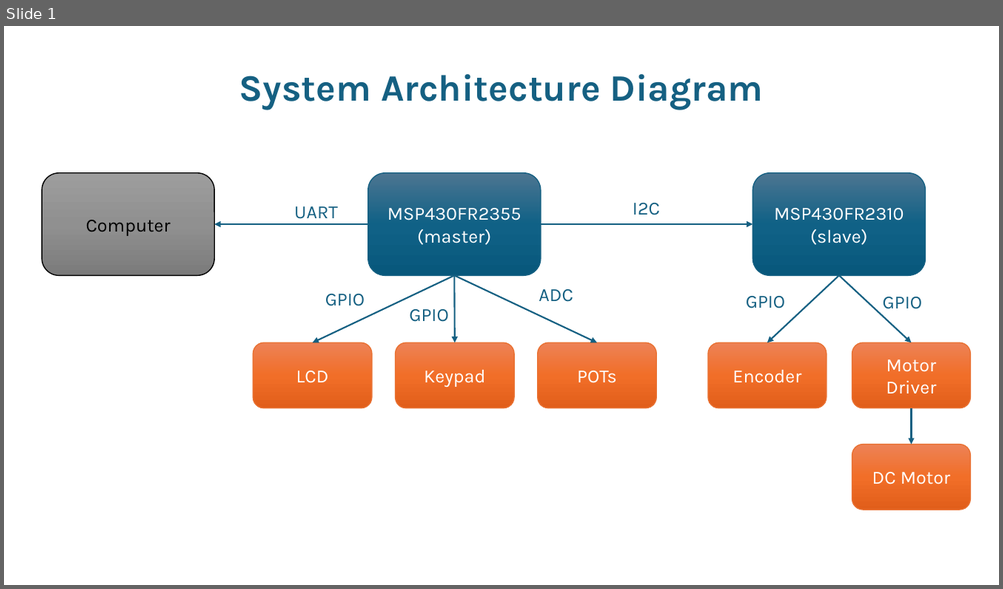
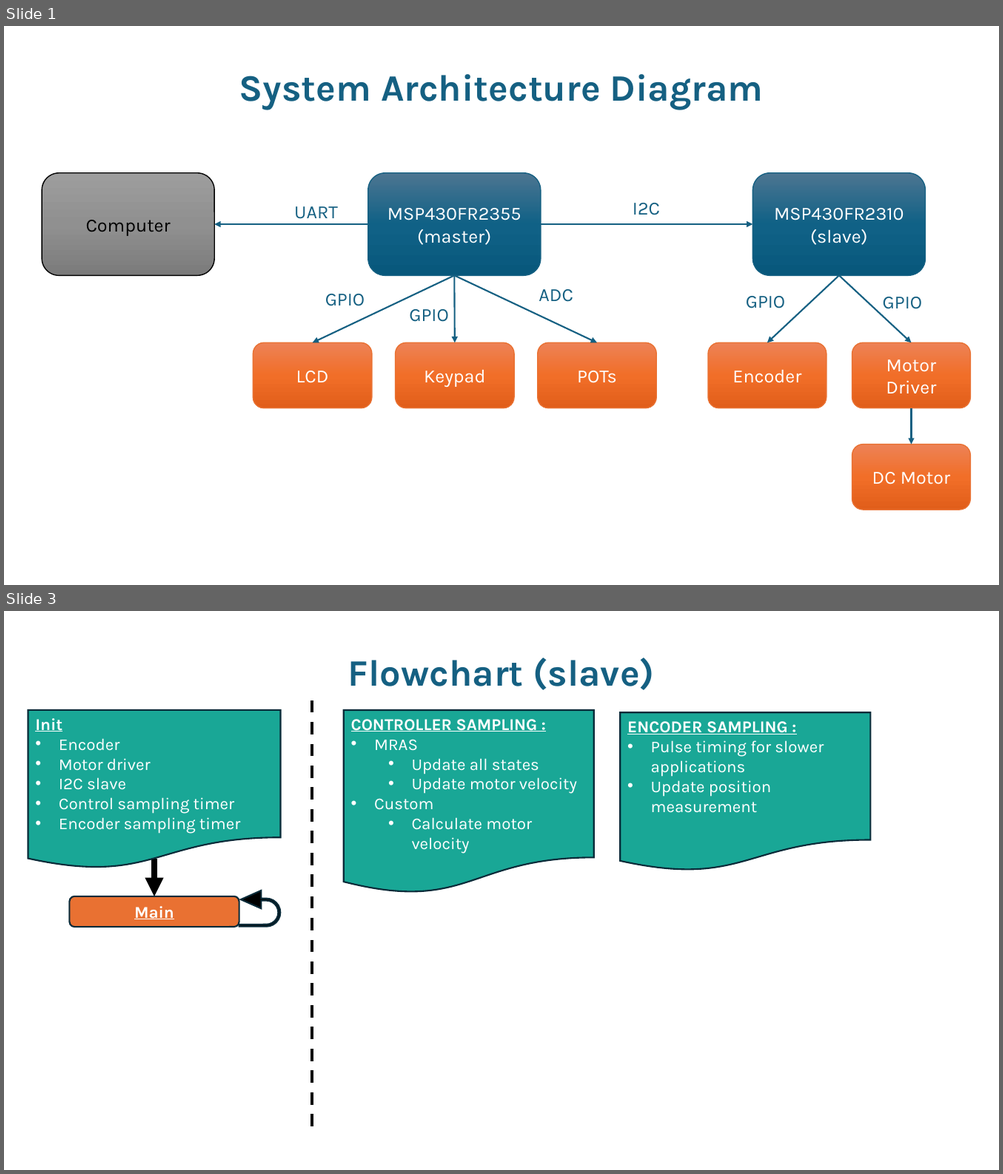
Before and after one commit to msu-eele-465/final-project-davidhjensen, a slide deck: docs/planning/proposal_assets.pptx. Shown one above the other, each under a label of ours: slide 1 before the commit, slides 1 and 3 after it; the slides between them are not shown. The pictures are 1003x589 and 1003x1174 pixels, drawn with LibreOffice and Linux fonts; fonts in the diff are those of the drawing. Boxes give left, top, right and bottom in pixels: in the first picture for what was removed or moved away, otherwise in the second. Text is boxed around its words. In the diff, an @@ line names an element or a change of style, - is before the commit and + after.

```diff
--- a/docs/planning/proposal_assets.pptx
+++ b/docs/planning/proposal_assets.pptx
@@ slide 3 added at [4, 611, 999, 1170], background #FFFFFF @@
@@ text added at [348, 658, 654, 690], 36 pt, text #156082, bold @@
+Flowchart (slave)
@@ line added from (312, 1127) to (312, 698), #000000 3 pt dashed @@
@@ flow chart document added at [28, 710, 280, 869], fill #19A796, outline #092A39 1.5 pt, 16 pt, text #FFFFFF @@
+Init
+• Encoder
+• Motor driver
+• I2C slave
+• Control sampling timer
+• Encoder sampling timer
@@ flow chart document added at [344, 710, 594, 894], fill #19A796, outline #092A39 1.5 pt, 16 pt, text #FFFFFF @@
+CONTROLLER SAMPLING :
+• MRAS
+  • Update all states
+  • Update motor velocity
+• Custom
+  • Calculate motor velocity
@@ flow chart document added at [620, 712, 871, 871], fill #19A796, outline #092A39 1.5 pt, 16 pt, text #FFFFFF @@
+ENCODER SAMPLING :
+• Pulse timing for slower applications
+• Update position measurement
@@ arrow added from (154, 859) to (154, 897), #000000 6 pt @@
@@ rounded rectangle added at [70, 897, 239, 927], fill #E97132, outline #092A39 1.5 pt, 16 pt, text #FFFFFF, bold, underline @@
+Main
@@ uturn arrow added at [239, 891, 281, 927], fill #000000, outline #092A39 1.5 pt @@
```
Also in this commit, not shown: 1 other slide added, 4 other files.
